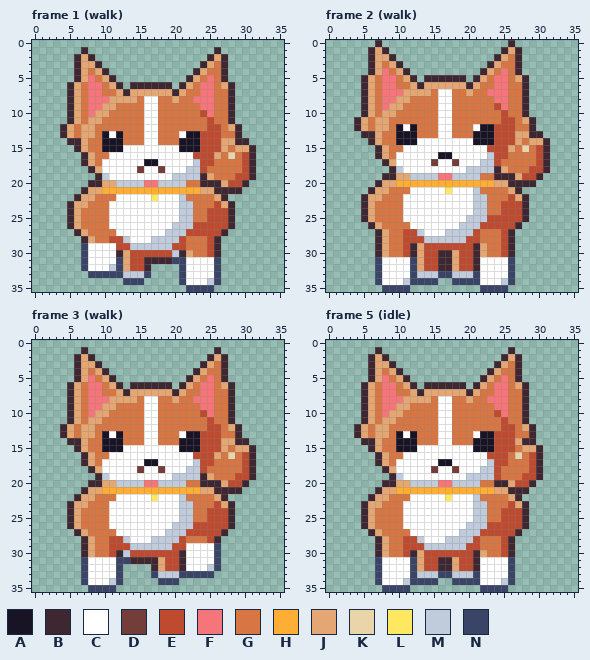
One commit to this pixel-art file: art/minis/other-dog@75.aseprite. Above is the file before it was changed.
42x42 pixels, 8 frames. Shown: frame 1 (walk), frame 2 (walk), frame 3 (walk), frame 5 (idle). The old version is drawn lined up with the new one, on the new canvas. The commit also changed other frames, which this record leaves out.
Palette (. is transparent): A #181425  B #3e2731  C #ffffff  D #733e39  E #be4a2f  F #f6757a  G #d77643  H #feae34  J #e4a672  K #ead4aa  L #fee761  M #c0cbdc  N #3a4466
Pixels before, frame 1 (walk), first column x 4:
 1 ...B..................B.....
 2 ..BJB................BJB....
 3 ..BJJB..............BJGB....
 4 ..BJGJB............BJGGB....
 5 ..BJFGJB..........BJGFGB....
 6 .BJGFFGJB.BBBBBB.BJGFFGJB...
 7 .BJGFFGGJBJJJJJJBJGGFFGGB...
 8 .BJGFFFJJJJGCCGGJGGFFFGGB...
 9 .BJGFFJJGGGGCCGGGGGGFFGGB...
10 .BJGFJJGGGGGCCGGGGGGEFGGB...
11 .BJGJJGGGGGGCCGGGGGGGEGGB...
12 BJGJJGGGGGGGCCGGGGGGGEEGJB..
13 BJGJJGACAGGGCCGGGCAAEEEGGB..
14 .BBJGGAAAGGGCCGGGAAAEEEJJBB.
15 ..BJGGAAACCCCCCCCAAAEEEJGJJB
16 ...BJGGCCCCCCCCCCCCEEEJGKGEB
17 ...BJGCCCCCCAACCCCCMEEGGGGEB
18 ....BJCCCCCDCCDCCCMMEGGGGGEB
19 .....BMCCCCCCCCCMMMMBJGGGEEB
20 ....BBJJMMMMFFMMMMGGBBBJEEB.
21 ...BJJHHHHHHHHHHHHHHJJBBBB..
22 ..BJJGGGCCCCCLCCCMGGGGJB....
23 .BJJGGGCCCCCCCCCCMMGGGEJB...
24 .BJGGGGCCCCCCCCCCMMGGEEEB...
25 .BJGGGGCCCCCCCCCCMMGGEEEB...
26 .BJGGGGCCCCCCCCCMMMEEEEEB...
27 ..BJGGGGCCCCCCCMMMEEEEEB....
28 ...BJGGEEMCCCMMMMEGGGEB.....
29 ...NCCCCEEMMMMMMEEGGGEB.....
30 ...NCCCCBJEEEEEEMBJGGEB.....
31 ...NCCCCNJEEBBBBNNCCCCN.....
32 ...NCCCMNJEEB....NCCCCN.....
33 ....NNNNNMMMN....NCCCCN.....
34 .........NNN.....NCCCMN.....
35 ..................NNNN......
Pixels before, frame 2 (walk), first column x 4:
 0 ...B..................B.....
 1 ..BJB................BJB....
 2 ..BJJB..............BJGB....
 3 ..BJGJB............BJGGB....
 4 ..BJFGJB..........BJGFGB....
 5 .BJGFFGJB.BBBBBB.BJGFFGJB...
 6 .BJGFFGGJBJJJJJJBJGGFFGGB...
 7 .BJGFFFJJJJGCCGGJGGFFFGGB...
 8 .BJGFFJJGGGGCCGGGGGGFFGGB...
 9 .BJGFJJGGGGGCCGGGGGGEFGGB...
10 .BJGJJGGGGGGCCGGGGGGGEGGB...
11 BJGJJGGGGGGGCCGGGGGGGEEGJB..
12 BJGJJGACAGGGCCGGGCAAEEEGGB..
13 .BBJGGAAAGGGCCGGGAAAEEEJJBB.
14 ..BJGGAAACCCCCCCCAAAEEEJGJJB
15 ...BJGGCCCCCCCCCCCCEEEJGKGEB
16 ...BJGCCCCCCAACCCCCMEEGGGGEB
17 ....BJCCCCCDCCDCCCMMEGGGGGEB
18 .....BMCCCCCCCCCMMMMBJGGGEEB
19 ....BBJJMMMMFFMMMMGGBBBJEEB.
20 ...BJJHHHHHHHHHHHHHHJJBBBB..
21 ..BJJGGGCCCCCLCCCMGGGGJB....
22 .BJJGGGCCCCCCCCCCMMGGGEJB...
23 .BJGGGGCCCCCCCCCCMMGGEEEB...
24 .BJGGGGCCCCCCCCCCMMGGEEEB...
25 .BJGGGGCCCCCCCCCMMMEEEEEB...
26 ..BJGGGGCCCCCCCMMMEEEEEB....
27 ...BJGGEEMCCCMMMMEGGGEB.....
28 ...BJGGEEEMMMMMMEEGGGEB.....
29 ...BJGGEBJEEEEEEEBJGGEB.....
30 ...BJGGEBJEEBBJEEBJGGEB.....
31 ...NCCCCNJEEBBJEEBCCCCN.....
32 ...NCCCCNJEEBBJEEBCCCCN.....
33 ...NCCCCNMMMNNMMMNCCCCN.....
34 ...NCCCMNNNN..NNNNCCCMN.....
35 ....NNNN..........NNNN......
Pixels before, frame 3 (walk), first column x 4:
 1 ...B..................B.....
 2 ..BJB................BJB....
 3 ..BJJB..............BJGB....
 4 ..BJGJB............BJGGB....
 5 ..BJFGJB..........BJGFGB....
 6 .BJGFFGJB.BBBBBB.BJGFFGJB...
 7 .BJGFFGGJBJJJJJJBJGGFFGGB...
 8 .BJGFFFJJJJGCCGGJGGFFFGGB...
 9 .BJGFFJJGGGGCCGGGGGGFFGGB...
10 .BJGFJJGGGGGCCGGGGGGEFGGB...
11 .BJGJJGGGGGGCCGGGGGGGEGGB...
12 BJGJJGGGGGGGCCGGGGGGGEEGJB..
13 BJGJJGACAGGGCCGGGCAAEEEGGB..
14 .BBJGGAAAGGGCCGGGAAAEEEJJBB.
15 ..BJGGAAACCCCCCCCAAAEEEJGJJB
16 ...BJGGCCCCCCCCCCCCEEEJGKGEB
17 ...BJGCCCCCCAACCCCCMEEGGGGEB
18 ....BJCCCCCDCCDCCCMMEGGGGGEB
19 .....BMCCCCCCCCCMMMMBJGGGEEB
20 ....BBJJMMMMFFMMMMGGBBBJEEB.
21 ...BJJHHHHHHHHHHHHHHJJBBBB..
22 ..BJJGGGCCCCCLCCCMGGGGJB....
23 .BJJGGGCCCCCCCCCCMMGGGEJB...
24 .BJGGGGCCCCCCCCCCMMGGEEEB...
25 .BJGGGGCCCCCCCCCCMMGGEEEB...
26 .BJGGGGCCCCCCCCCMMMEEEEEB...
27 ..BJGGGGCCCCCCCMMMEEEEEB....
28 ...BJGGEEMCCCMMMMEGGGEB.....
29 ...BJGGEEEMMMMMMEECCCCN.....
30 ...BJGGEBMEEEEEEEBCCCCN.....
31 ...NCCCCNNBBBBJEEBCCCCN.....
32 ...NCCCCN....BJEEBCCCMN.....
33 ...NCCCCN....NMMMNNNNN......
34 ...NCCCMN.....NNN...........
35 ....NNNN....................
Pixels before, frame 5 (idle), first column x 4:
 1 ...B..................B....
 2 ..BJB................BJB...
 3 ..BJJB..............BJGB...
 4 ..BJGJB............BJGGB...
 5 ..BJFGJB..........BJGFGB...
 6 .BJGFFGJB.BBBBBB.BJGFFGJB..
 7 .BJGFFGGJBJJJJJJBJGGFFGGB..
 8 .BJGFFFJJJJGCCGGJGGFFFGGB..
 9 .BJGFFJJGGGGCCGGGGGGFFGGB..
10 .BJGFJJGGGGGCCGGGGGGEFGGB..
11 .BJGJJGGGGGGCCGGGGGGGEGGB..
12 BJGJJGGGGGGGCCGGGGGGGEEGJB.
13 BJGJJGACAGGGCCGGGCAAEEEGGB.
14 .BBJGGAAAGGGCCGGGAAAEEEJBB.
15 ..BJGGAAACCCCCCCCAAAEEEGJJB
16 ...BJGGCCCCCCCCCCCCEEEGKGEB
17 ...BJGCCCCCCAACCCCCMEEGGGEB
18 ....BJCCCCCDCCDCCCMMEGGGGEB
19 .....BMCCCCCCCCCMMMMEGGGEEB
20 ....BBJJMMMMFFMMMMGGBBJEEB.
21 ...BJJHHHHHHHHHHHHHHJJBBB..
22 ..BJJGGGCCCCCLCCCMGGGGJB...
23 .BJJGGGCCCCCCCCCCMMGGGEJB..
24 .BJGGGGCCCCCCCCCCMMGGEEEB..
25 .BJGGGGCCCCCCCCCCMMGGEEEB..
26 .BJGGGGCCCCCCCCCMMMEEEEEB..
27 ..BJGGGGCCCCCCCMMMEEEEEB...
28 ...BJGGEEMCCCMMMMEGGGEB....
29 ...BJGGEEEMMMMMMEEGGGEB....
30 ...BJGGEBJEEEEEEEBJGGEB....
31 ...NCCCCNJEEBBJEEBCCCCN....
32 ...NCCCCNJEEBBJEEBCCCCN....
33 ...NCCCCNMMMNNMMMNCCCCN....
34 ...NCCCMNNNN..NNNNCCCMN....
35 ....NNNN..........NNNN.....
The result:
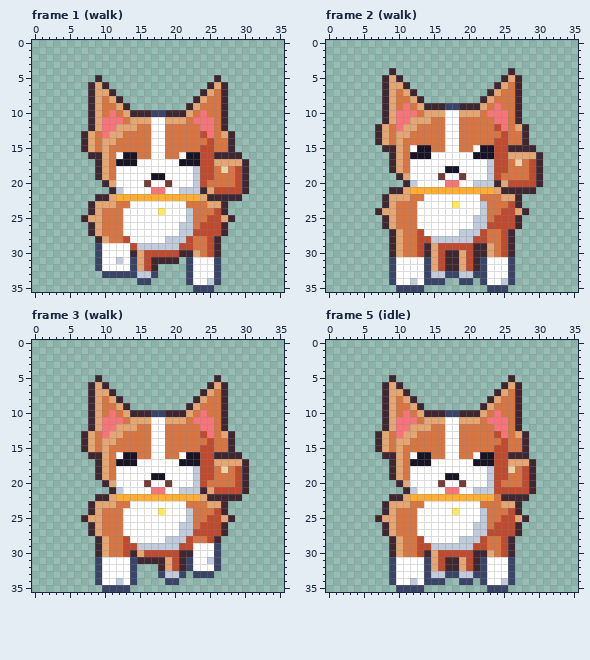
The exact change:
canvas 42x42 -> 36x36, the old top-left corner now at -4,-6 (the part of the old canvas that was cut away was empty and is not shown)
Changed rows in their new state; - is an unchanged pixel.
Frame 1 (walk):
first column x 4:
 1 ---.------------------.-----
 2 --...----------------...----
 3 --....--------------....----
 4 --.....------------.....----
 5 --...B..----------....B.----
 6 -...BJB..-......-....BJB.---
 7 -...BJJB............BJ-B.---
 8 -...BJG-B..........BJG-B.---
 9 -...BJGGJB........BJGG-B.---
10 -...B-GF-JBBBNNBBBJ-FG-B.---
11 -...B-FFF-JJJ-CJJJ-FFF-B.---
12 ....BJFFJJJ-G-C-----FFGB..--
13 ...B--FJJ---G-C--GGG-FGJB.--
14 -..BJ-JJG---G-C--GGGG-GGB..-
15 --.BJ-JGGGGGG--GGGGG--GGB...
16 ---.BBJG-AAGG--GG-AA--BBBB..
17 ---..BJGAAA-CC---AAA--JJJJB.
18 ----.BJG---C--C---C--E-K-EB.
19 ------JG-----AA-CCC-EE----B.
20 ----..B-CCCCDCCDCCCMEGGGG---
21 ---....BMCCCCFFCCMMMB-EEEEB-
22 --...BBJHHHHHHHHHHHHJBB-BB--
23 -...BJJJGG-------CG--JJB.---
24 -...BJ-GG-----L--C---G-B.---
25 -..BJJ-GG--------C-----J----
26 -...BJ-GG-------C--G---B.---
27 --..BJ--G------CC-M---------
28 ---..BJGGE---CC--ME---------
29 ---..N--CCE-----M-E---------
30 ---..N--CCBJ----E-BJ--------
31 ---..N--MCNJE---B.N---------
32 ---..N-CCCNJEB---.N---------
33 ----..---NN-MN---.N---------
34 ---------..-N----.N---------
35 ------------------.---------
Frame 2 (walk):
first column x 4:
 0 ---.------------------.-----
 1 --...----------------...----
 2 --....--------------....----
 3 --.....------------.....----
 4 --...B..----------....B.----
 5 -...BJB..-......-....BJB.---
 6 -...BJJB............BJ-B.---
 7 -...BJG-B..........BJG-B.---
 8 -...BJGGJB........BJGG-B.---
 9 -...B-GF-JBBBNNBBBJ-FG-B.---
10 -...B-FFF-JJJ-CJJJ-FFF-B.---
11 ....BJFFJJJ-G-C-----FFGB..--
12 ...B--FJJ---G-C--GGG-FGJB.--
13 -..BJ-JJG---G-C--GGGG-GGB..-
14 --.BJ-JGGGGGG--GGGGG--GGB...
15 ---.BBJG-AAGG--GG-AA--BBBB..
16 ---..BJGAAA-CC---AAA--JJJJB.
17 ----.BJG---C--C---C--E-K-EB.
18 ------JG-----AA-CCC-EE----B.
19 ----..B-CCCCDCCDCCCMEGGGG---
20 ---....BMCCCCFFCCMMMB-EEEEB-
21 --...BBJHHHHHHHHHHHHJBB-BB--
22 -...BJJJGG-------CG--JJB.---
23 -...BJ-GG-----L--C---G-B.---
24 -..BJJ-GG--------C-----J----
25 -...BJ-GG-------C--G---B.---
26 --..BJ--G------CC-M---------
27 ---..BJGGE---CC--ME---------
28 ---..BJGG-E-----M-E---------
29 ---..BJGGEBJ------BJ--------
30 ---..BJGGEBJE-BJ--BJ--------
31 ---..N--CCNJE-BJ--N---------
32 ---..N--CCNJE-BJ--N---------
33 ---..N--CCN-M-N---N---------
34 ---..N-CMC--N-.--.N---------
35 ----..--NN--------.---------
Frame 3 (walk):
first column x 4:
 1 ---.------------------.-----
 2 --...----------------...----
 3 --....--------------....----
 4 --.....------------.....----
 5 --...B..----------....B.----
 6 -...BJB..-......-....BJB.---
 7 -...BJJB............BJ-B.---
 8 -...BJG-B..........BJG-B.---
 9 -...BJGGJB........BJGG-B.---
10 -...B-GF-JBBBNNBBBJ-FG-B.---
11 -...B-FFF-JJJ-CJJJ-FFF-B.---
12 ....BJFFJJJ-G-C-----FFGB..--
13 ...B--FJJ---G-C--GGG-FGJB.--
14 -..BJ-JJG---G-C--GGGG-GGB..-
15 --.BJ-JGGGGGG--GGGGG--GGB...
16 ---.BBJG-AAGG--GG-AA--BBBB..
17 ---..BJGAAA-CC---AAA--JJJJB.
18 ----.BJG---C--C---C--E-K-EB.
19 ------JG-----AA-CCC-EE----B.
20 ----..B-CCCCDCCDCCCMEGGGG---
21 ---....BMCCCCFFCCMMMB-EEEEB-
22 --...BBJHHHHHHHHHHHHJBB-BB--
23 -...BJJJGG-------CG--JJB.---
24 -...BJ-GG-----L--C---G-B.---
25 -..BJJ-GG--------C-----J----
26 -...BJ-GG-------C--G---B.---
27 --..BJ--G------CC-M---------
28 ---..BJGGE---CC--ME---------
29 ---..BJGG-E-----M-E---------
30 ---..BJGGEBJ------B---------
31 ---..N--CCN---BJ--N--M------
32 ---..N--CCN--.BJ--N--C------
33 ---..N--CCN--.N---.---------
34 ---..N-CMCN---.-------------
35 ----..--NN------------------
Frame 5 (idle):
first column x 4:
 1 ---.------------------.----
 2 --...----------------...---
 3 --....--------------....---
 4 --.....------------.....---
 5 --...B..----------....B.---
 6 -...BJB..-......-....BJB.--
 7 -...BJJB............BJ-B.--
 8 -...BJG-B..........BJG-B.--
 9 -...BJGGJB........BJGG-B.--
10 -...B-GF-JBBBNNBBBJ-FG-B.--
11 -...B-FFF-JJJ-CJJJ-FFF-B.--
12 ....BJFFJJJ-G-C-----FFGB..-
13 ...B--FJJ---G-C--GGG-FGJB.-
14 -..BJ-JJG---G-C--GGGG-GG-.-
15 --.BJ-JGGGGGG--GGGGG--G-B..
16 ---.BBJG-AAGG--GG-AA--BBB..
17 ---..BJGAAA-CC---AAA--JJJB.
18 ----.BJG---C--C---C--EK-EB.
19 ------JG-----AA-CCC--E---B.
20 ----..B-CCCCDCCDCCCMEGGG---
21 ---....BMCCCCFFCCMMMEEEEEB-
22 --...BBJHHHHHHHHHHHH-BB-B--
23 -...BJJJGG-------CG--JJB.--
24 -...BJ-GG-----L--C---G-B.--
25 -..BJJ-GG--------C-----J---
26 -...BJ-GG-------C--G---B.--
27 --..BJ--G------CC-M--------
28 ---..BJGGE---CC--ME--------
29 ---..BJGG-E-----M-E--------
30 ---..BJGGEBJ------BJ-------
31 ---..N--CCNJE-BJ--N--------
32 ---..N--CCNJE-BJ--N--------
33 ---..N--CCN-M-N---N--------
34 ---..N-CMC--N-.--.N--------
35 ----..--NN--------.--------
Changed places in both pictures, as pixel boxes (x1, y1, x2, y2):
changed: (60, 47, 256, 292)
changed: (354, 40, 550, 292)
changed: (60, 347, 256, 592)
changed: (354, 347, 543, 592)
